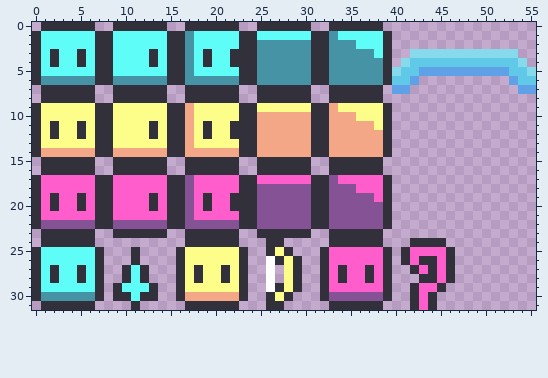
File history of a pixel-art sprite, Assets/Entities/player.png. Above is the file before it was changed.
The file is 336x192 pixels, drawn in blocks of 6x6; one block is one cell here.
New version:
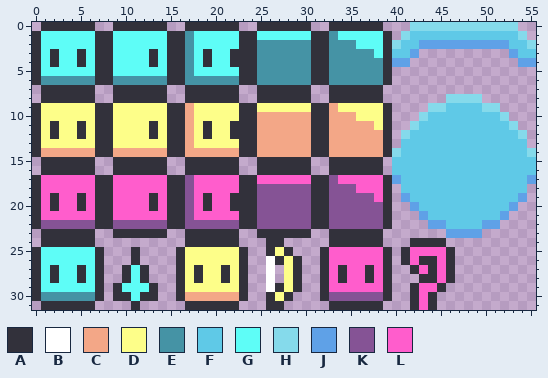
Palette (. is transparent): A #32313b  B #ffffff  C #f3a787  D #fdfe89  E #4593a5  F #5fc9e7  G #5efdf7  H #85daeb  J #5fa1e7  K #855395  L #ff5dcc
What changed:
There is now colour F in row 1 at x 42 to 53; in row 2 at x 41 to 42 and 53 to 54; in row 3 at x 40 to 41 and 54 to 55; in row 9 at x 46 to 49; in row 10 at x 44 to 51; in row 11 at x 43 to 52.
There is now colour F in row 12 at x 42 to 53; in rows 13 to 14 at x 41 to 54; in rows 15 to 16 at x 40 to 55; in rows 17 to 18 at x 41 to 54; in row 19 at x 42 to 53; in row 20 at x 43 to 52.
There is now colour F in row 21 at x 44 to 51; in row 22 at x 46 to 49.
There is now colour H in row 0 at x 42 to 53; in row 1 at x 41 and 54; in row 2 at x 40 and 55; in row 8 at x 46 to 49; in row 9 at x 44 to 45 and 50 to 51; in row 10 at x 43 and 52.
There is now colour H in row 11 at x 42 and 53; in row 12 at x 41 and 54; in row 14 at x 40 and 55.
There is now colour J in row 2 at x 43 to 52; in row 4 at x 40 and 55; in row 17 at x 40 and 55; in row 19 at x 41 and 54; in row 20 at x 42 and 53; in row 21 at x 43 and 52.
There is now colour J in row 22 at x 44 to 45 and 50 to 51; in row 23 at x 46 to 49.
The edit turns colour H into colour J in row 3 at x 42 and 53; in row 4 at x 41 and 54.
The author cleared colour F in row 4 at x 42 to 53; in row 5 at x 41 to 42 and 53 to 54; in row 6 at x 40 to 41 and 54 to 55.
The author cleared colour H in row 3 at x 43 to 52; in row 5 at x 40 and 55.
The author cleared colour J in row 5 at x 43 to 52; in row 6 at x 42 and 53; in row 7 at x 40 to 41 and 54 to 55.
Changed places in both pictures, as pixel boxes (x1, y1, x2, y2):
changed: (392, 22, 536, 238)
